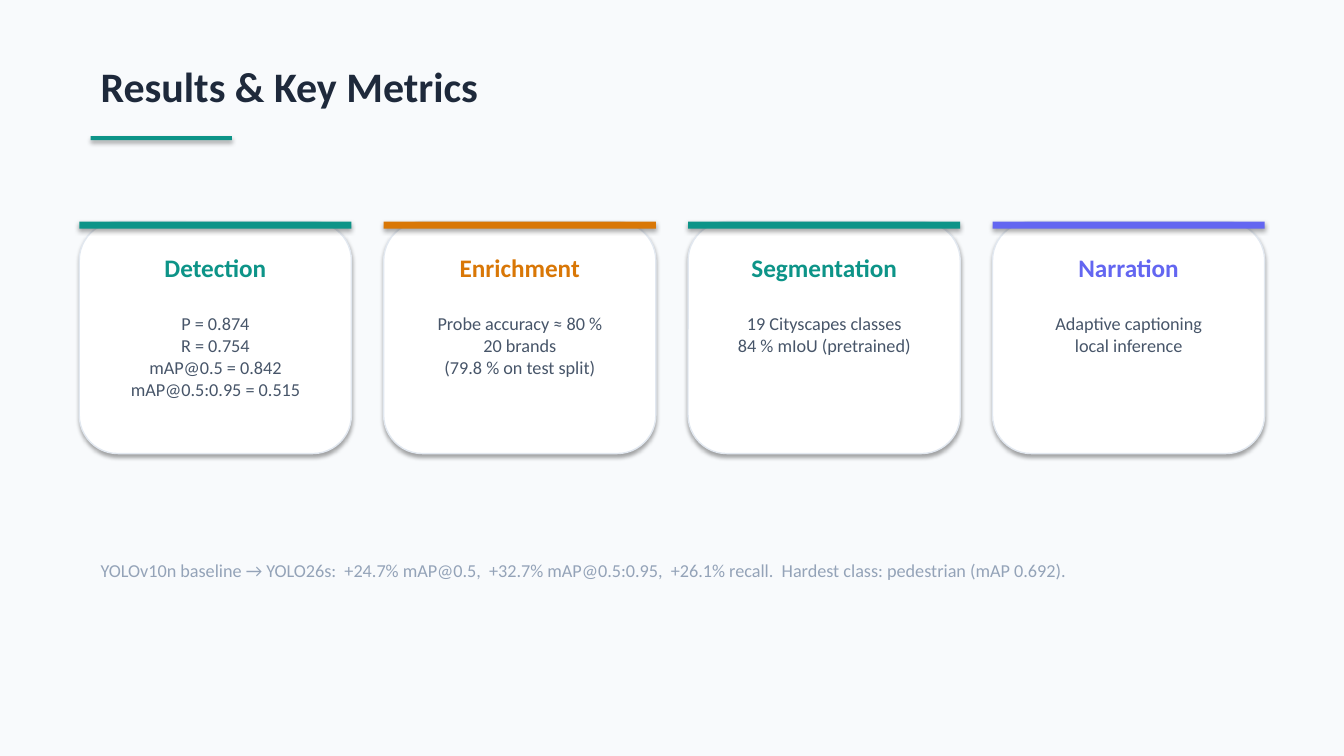
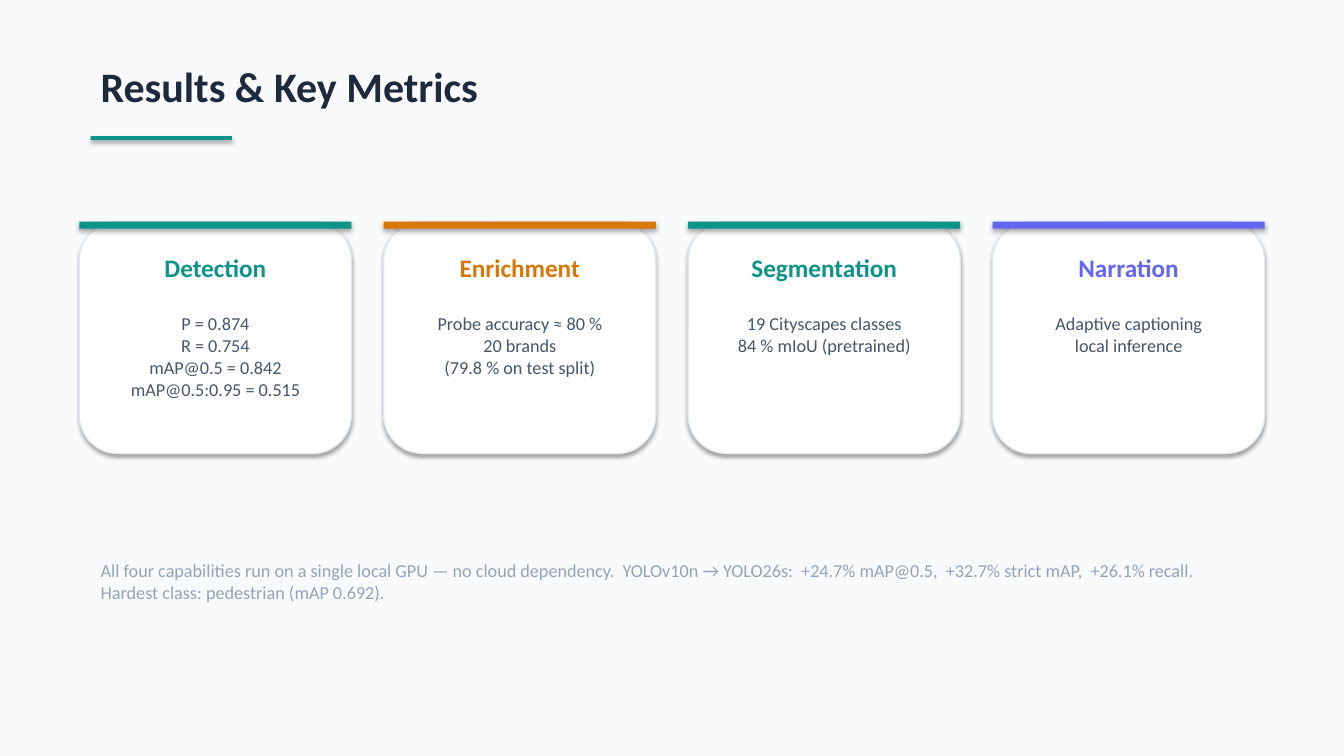
Before and after one commit to dydy2010/computer_vision_hslu_2026, a slide deck: slide 15 of Computer_Vision_Presentation.pptx (slide 16 before the commit). Drawn at 1344x756 pixels with LibreOffice and Linux fonts; fonts in the diff are those of the drawing. Boxes give left, top, right and bottom in pixels: in the first picture for what was removed or moved away, otherwise in the second. Text is boxed around its words. In the diff, an @@ line names an element or a change of style, - is before the commit and + after.

```diff
--- a/Computer_Vision_Presentation.pptx
+++ b/Computer_Vision_Presentation.pptx
@@ text at [101, 564, 1193, 602]: text changed @@
-YOLOv10n baseline → YOLO26s: +24.7% mAP@0.5, +32.7% mAP@0.5:0.95, +26.1% recall. Hardest class: pedestrian (mAP 0.692).
+All four capabilities run on a single local GPU — no cloud dependency. YOLOv10n → YOLO26s: +24.7% mAP@0.5, +32.7% strict mAP, +26.1% recall. Hardest class: pedestrian (mAP 0.692).
```
Also in this commit, not shown: 4 other slides changed, 1 slide added, 2 slides removed, 3 other files.
